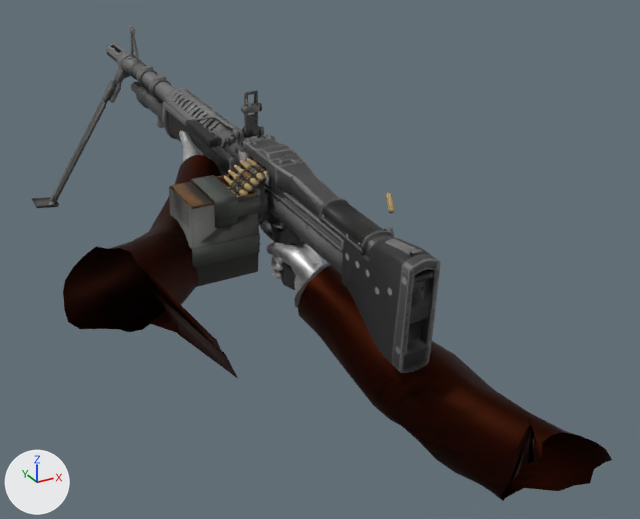
Renders of the OBJ model GameData/Animations/LMG/Fire/frame_10.obj from each side of a commit.
Both versions are drawn from a 50 mm camera at (-0.84, -1.49, 0.5) aimed at (0.21, 0.43, -0.46). The axes (+X, +Y, +Z) are drawn at lower left. The lights are the same throughout. Where no turn or scale is listed for an object, it has been applied to the vertices.
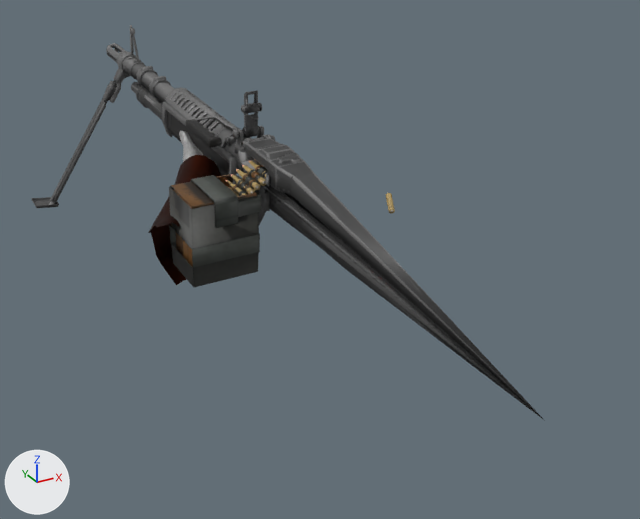
What differs and where, as boxes (x1, y1, x2, y2) in the pictures (640 x 519 px):
'PlayerModelMerged.001_PlayerModelMerged', reshaped
    before: (63, 131, 612, 501)
    after: (148, 131, 221, 285)
'Mesh.005', reshaped (25% wider, 13% taller)
    before: (31, 25, 441, 373)
    after: (31, 25, 544, 420)
part 1 of me_mesh_005, deleted (black)
    before: (157, 116, 433, 290)
part 2 of me_mesh_005, cut back
    before: (106, 43, 441, 373)
    after: (106, 45, 280, 196)
part 3 of me_mesh_005, added
    after: (265, 172, 544, 420)
part 4 of me_mesh_005, surface changed
    both: (245, 103, 260, 112)
part 5 of me_playermodelmerged_001_playermodelmerged, deleted
    before: (261, 220, 323, 294)
part 6 of me_playermodelmerged_001_playermodelmerged, deleted (black)
    before: (298, 265, 612, 501)
part 7 of me_playermodelmerged_001_playermodelmerged, deleted
    before: (294, 263, 330, 308)
part 8 of me_playermodelmerged_001_playermodelmerged, deleted
    before: (63, 223, 238, 378)

Patch to the scene script:
```diff
--- a/GameData/Animations/LMG/Fire/frame_10.obj.py
+++ b/GameData/Animations/LMG/Fire/frame_10.obj.py
@@ me_mesh_005 @@
 # used by ob_mesh_005; location = (0.0, 0.0, 0.0)
-me_mesh_005.from_pydata(...)  # 10811 vertices, 20781 faces, 17 loose edges; spans x -0.31..0.42, y -0.19..1.71, z -0.59..0.02
+me_mesh_005.from_pydata(...)  # 3878 vertices, 6644 faces, 13 loose edges; spans x -0.31..0.14, y -0.54..1.71, z -0.59..0.02
+# me_mesh_005 part 1: 19 loose pieces with 1436 vertices, spanning x 0.05..0.42, y -0.18..1.58, z -0.59..-0.13, are deleted
+# me_mesh_005 part 2: 185 vertices moved within x -0.1..0.12, y 0.37..1.7, z -0.3..-0.09; 5585 vertices removed from x -0.15..0.15, y -0.19..1.71, z -0.48..-0.06; 87 vertices added at x -0.05..0.11, y 0.41..1.42, z -0.25..-0.03
+# me_mesh_005 part 3: 1 vertex added at x 0.12, y -0.54, z -0.38
+# me_mesh_005 part 4: 56 kept faces spanning x -0.24..0.11, y 0.39..1.67, z -0.59..-0.05 get new texture (UV) coordinates
 me_mesh_005.materials.append(mat_bits_m)
@@ me_playermodelmerged_001_playermodelmerged @@
 # used by ob_playermodelmerged_001_playermodelmerged; location = (0.0, 0.0, 0.0)
-me_playermodelmerged_001_playermodelmerged.from_pydata(...)  # 1157 vertices, 2192 faces; spans x -0.493..0.464, y -0.425..0.958, z -0.785..-0.199
+me_playermodelmerged_001_playermodelmerged.from_pydata(...)  # 475 vertices, 890 faces; spans x -0.219..0.149, y 0.446..0.958, z -0.487..-0.199
+# me_playermodelmerged_001_playermodelmerged part 5: the loose piece of 328 vertices spanning x 0.046..0.146, y 0.186..0.466, z -0.494..-0.335 is deleted
+# me_playermodelmerged_001_playermodelmerged part 6: the loose piece of 208 vertices spanning x 0.028..0.464, y -0.425..0.267, z -0.785..-0.365 is deleted
+# me_playermodelmerged_001_playermodelmerged part 7: the loose piece of 40 vertices spanning x 0.03..0.17, y 0.128..0.284, z -0.53..-0.364 is deleted
+# me_playermodelmerged_001_playermodelmerged part 8
+# 106 vertices are removed from x -0.493..-0.132, y -0.133..0.545, z -0.489..-0.251
+# 210 faces are deleted
 me_playermodelmerged_001_playermodelmerged.materials.append(mat_gloves)
```
